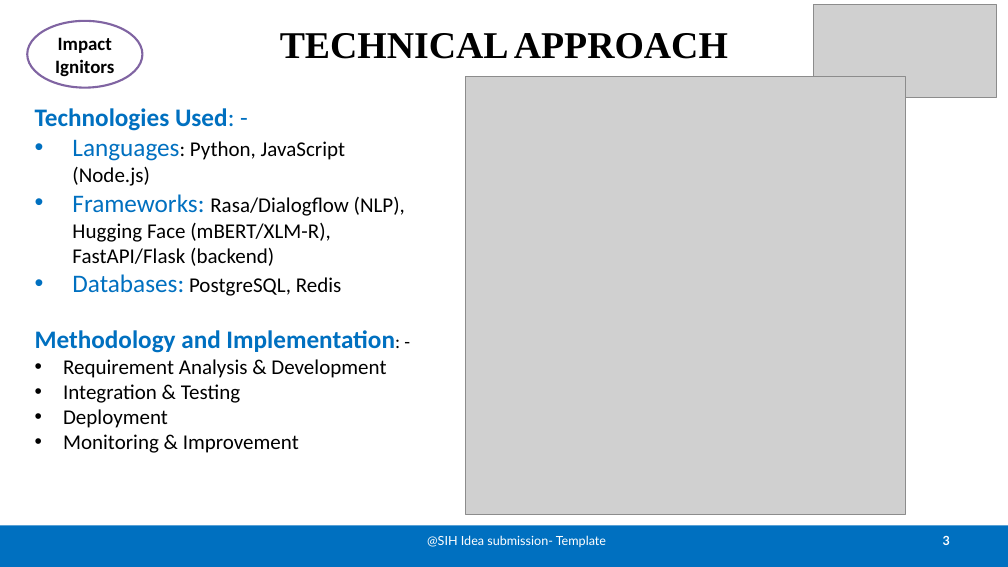
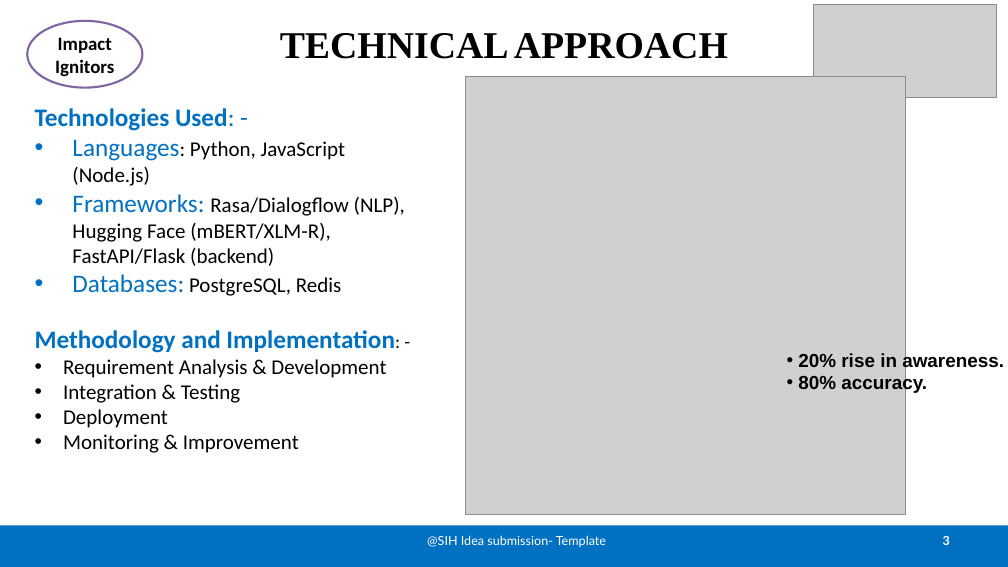
Before and after one commit to notjb2007/SIHackathon_2025, a slide deck: slide 3 of Smart India Hackathon 2025 Altered.pptx. Drawn at 1008x567 pixels with LibreOffice and Linux fonts; fonts in the diff are those of the drawing; grey boxes stand for pictures. Boxes give left, top, right and bottom in pixels: in the first picture for what was removed or moved away, otherwise in the second. Text is boxed around its words. In the diff, an @@ line names an element or a change of style, - is before the commit and + after.

```diff
--- a/Smart India Hackathon 2025 Altered.pptx
+++ b/Smart India Hackathon 2025 Altered.pptx
@@ text added at (x1=798, y1=352, x2=1004, y2=394), 18 pt, text #000000, bold @@
+• 20% rise in awareness.
+• 80% accuracy.
```
Also in this commit, not shown: 1 other slide changed, 1 other file.
